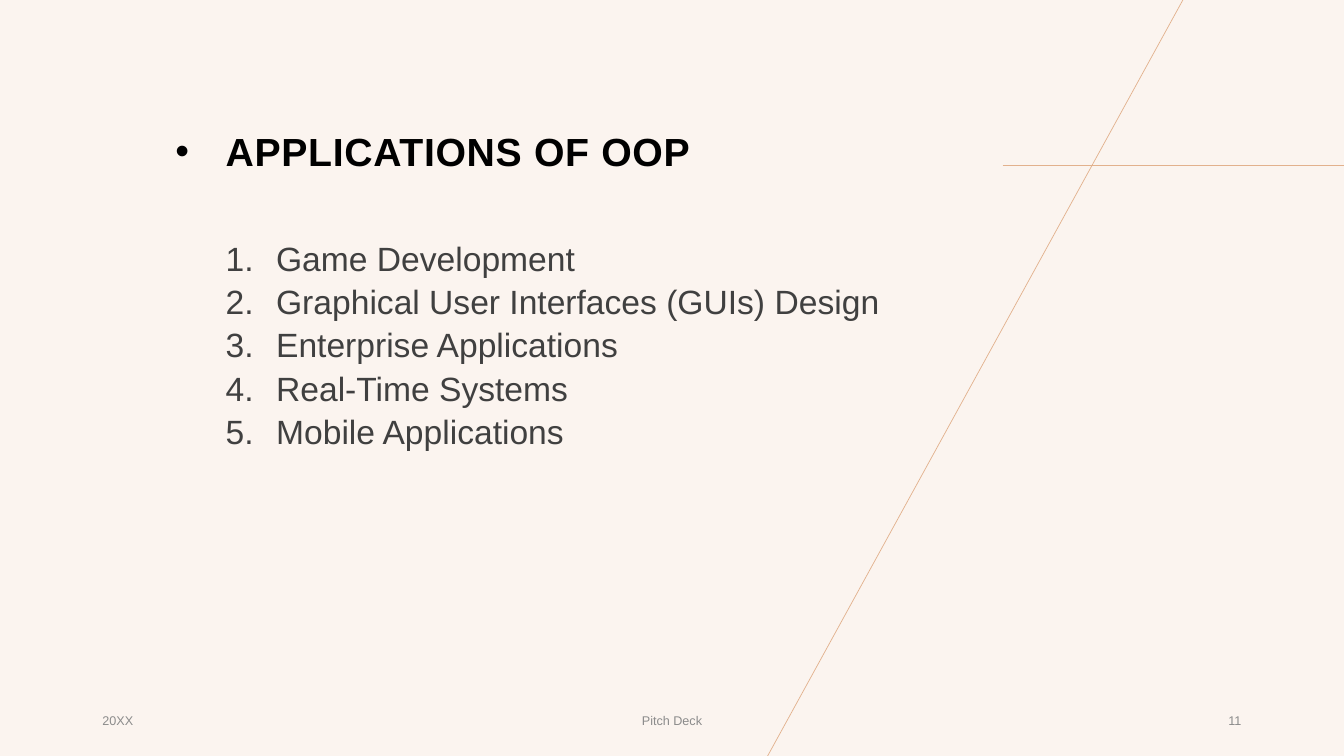
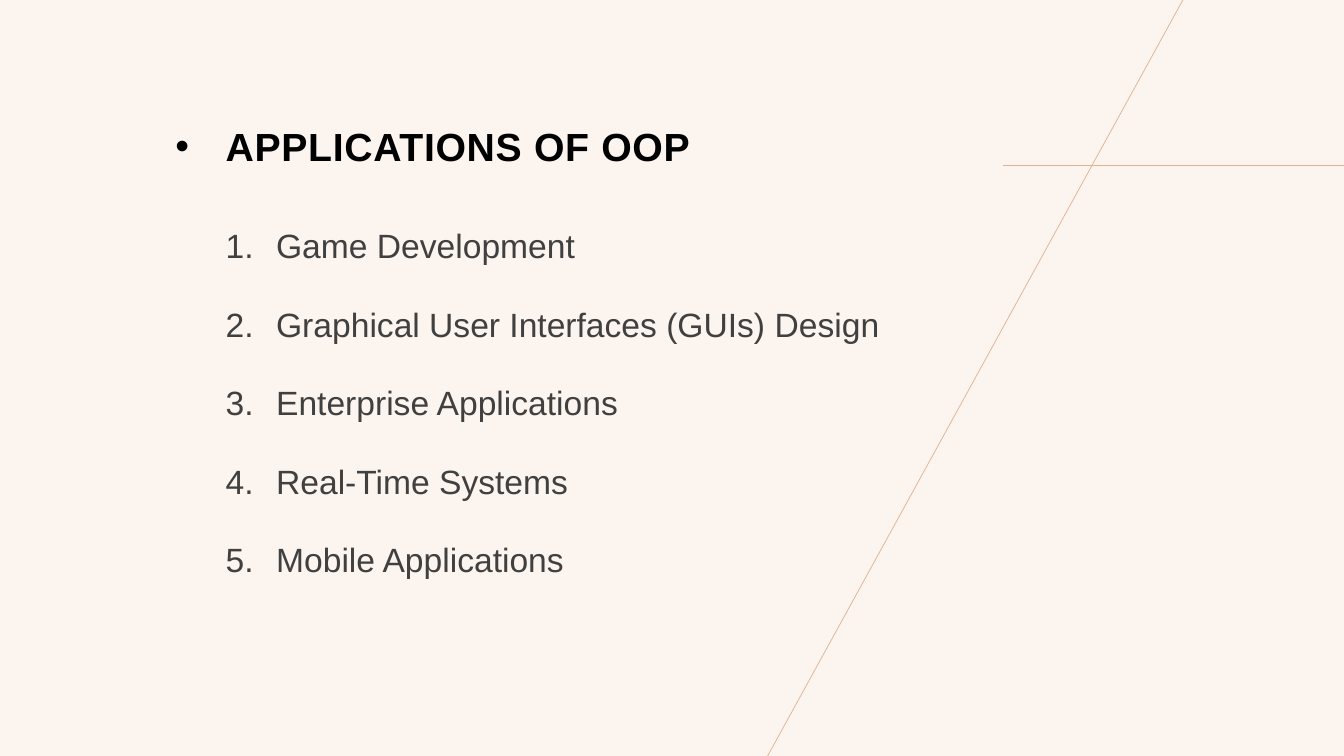
Before and after one commit to PratikshaRDatir/Presentation, a slide deck: slide 12 of Object-Oriented Programming in Java.pptx (slide 11 before the commit). Drawn at 1344x756 pixels with LibreOffice and Linux fonts; fonts in the diff are those of the drawing. Boxes give left, top, right and bottom in pixels: in the first picture for what was removed or moved away, otherwise in the second. Text is boxed around its words. In the diff, an @@ line names an element or a change of style, - is before the commit and + after.

```diff
--- a/Object-Oriented Programming in Java.pptx
+++ b/Object-Oriented Programming in Java.pptx
@@ text "APPLICATIONS OF OOP" at box(226, 133, 880, 579): line spacing 1 to 0.9; line spacing 0.9 to 0.8 @@
@@ text removed at box(102, 716, 133, 725) @@
-20XX
@@ text removed at box(642, 716, 702, 725) @@
-Pitch Deck
@@ page number removed at box(1228, 716, 1241, 725) @@
-11
```
Also in this commit, not shown: 9 other slides changed, 3 slides added, 1 slide removed.
